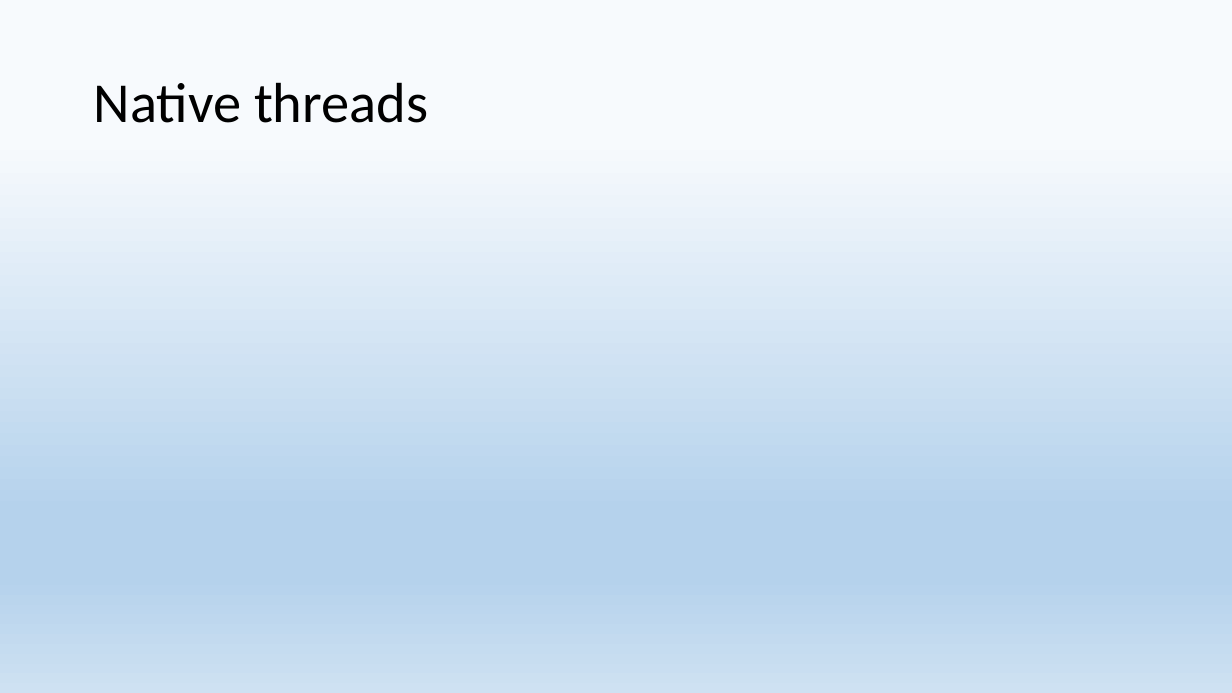
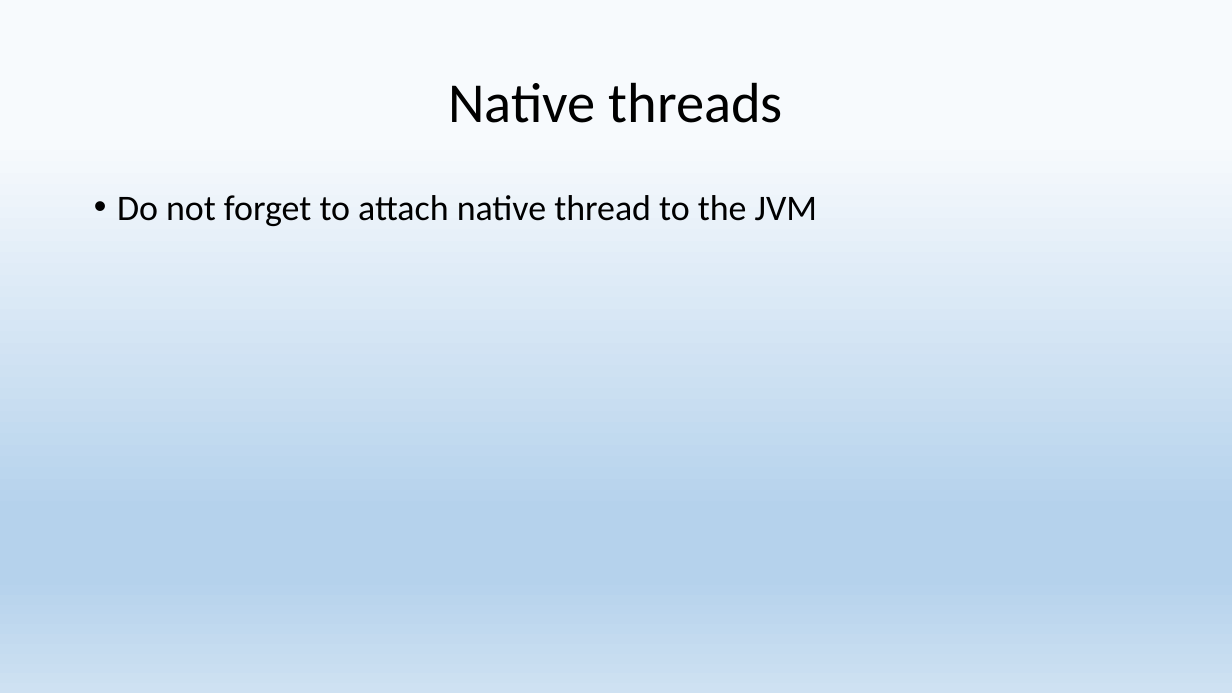
Before and after one commit to 9majka/NDK_presentation, a slide deck: slide 5 of NDK.pptx. Drawn at 1232x693 pixels with LibreOffice and Linux fonts; fonts in the diff are those of the drawing. Boxes give left, top, right and bottom in pixels: in the first picture for what was removed or moved away, otherwise in the second. Text is boxed around its words. In the diff, an @@ line names an element or a change of style, - is before the commit and + after.

```diff
--- a/NDK.pptx
+++ b/NDK.pptx
@@ title "Native threads" at box(448, 82, 783, 123): alignment left to centre @@
@@ text added at box(117, 195, 818, 226), 28 pt, text #000000 @@
+• Do not forget to attach native thread to the JVM
```
Also in this commit, not shown: 4 other slides changed, 2 slides added, 1 slide removed, 10 other files.
